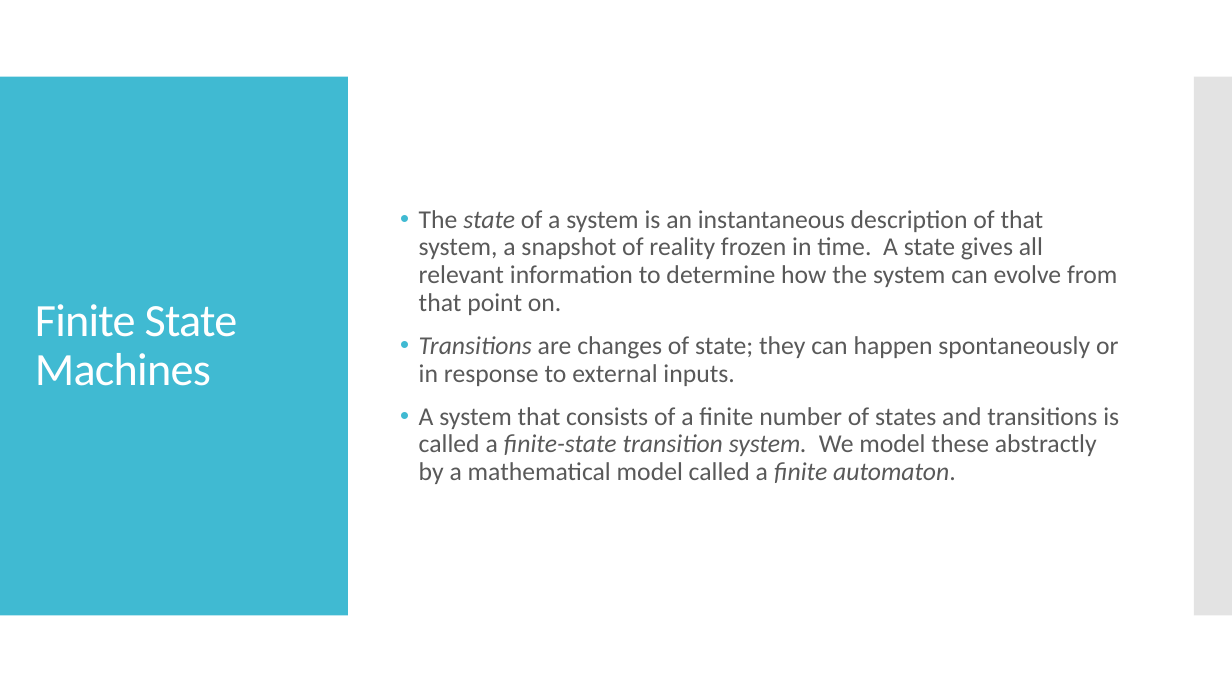
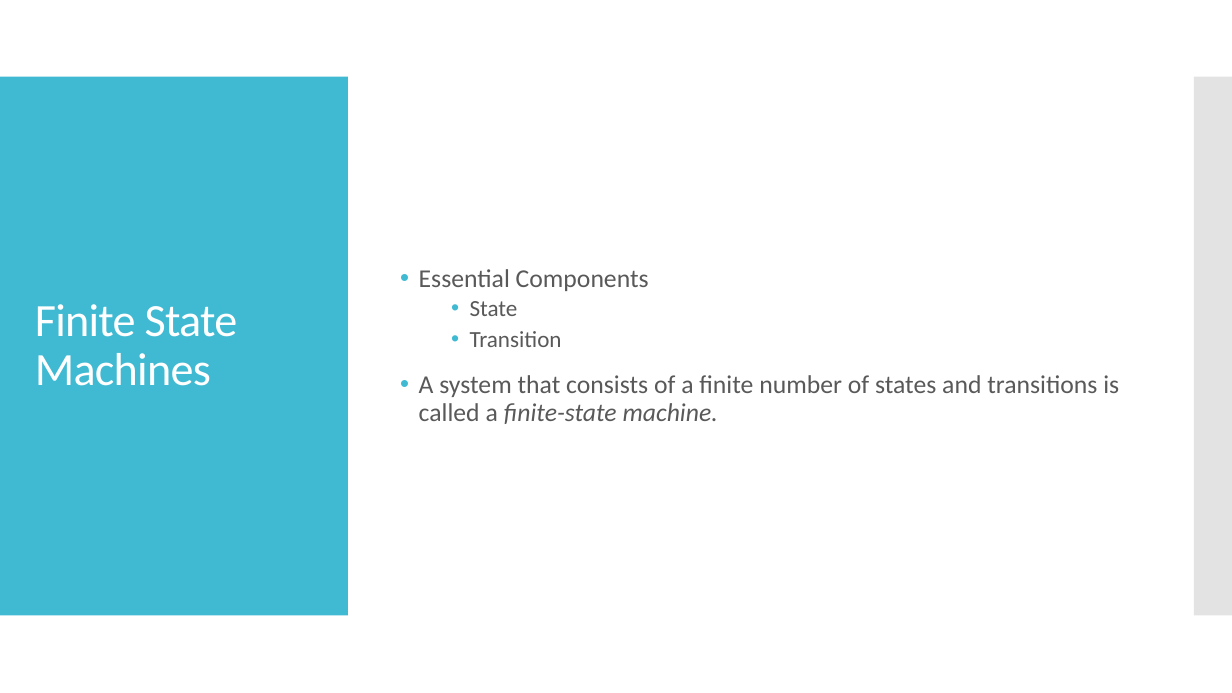
Before and after one commit to dhardin/Finite-State-Machine-Online, a slide deck: slide 4 of Presentation.pptx. Drawn at 1232x693 pixels with LibreOffice and Linux fonts; fonts in the diff are those of the drawing. Boxes give left, top, right and bottom in pixels: in the first picture for what was removed or moved away, otherwise in the second. Text is boxed around its words. In the diff, an @@ line names an element or a change of style, - is before the commit and + after.

Commit message:
Updated presentation

```diff
--- a/Presentation.pptx
+++ b/Presentation.pptx
@@ text at <box>419,269,1119,424</box>: text changed @@
-• The state of a system is an instantaneous description of that system, a snapshot of reality frozen in time. A state gives all relevant information to determine how the system can evolve from that point on.
-• Transitions are changes of state; they can happen spontaneously or in response to external inputs.
-• A system that consists of a finite number of states and transitions is called a finite-state transition system. We model these abstractly by a mathematical model called a finite automaton.
+• Essential Components
+  • State
+  • Transition
+• A system that consists of a finite number of states and transitions is called a finite-state machine.
```
Also in this commit, not shown: 7 other slides changed, 4 other files.
